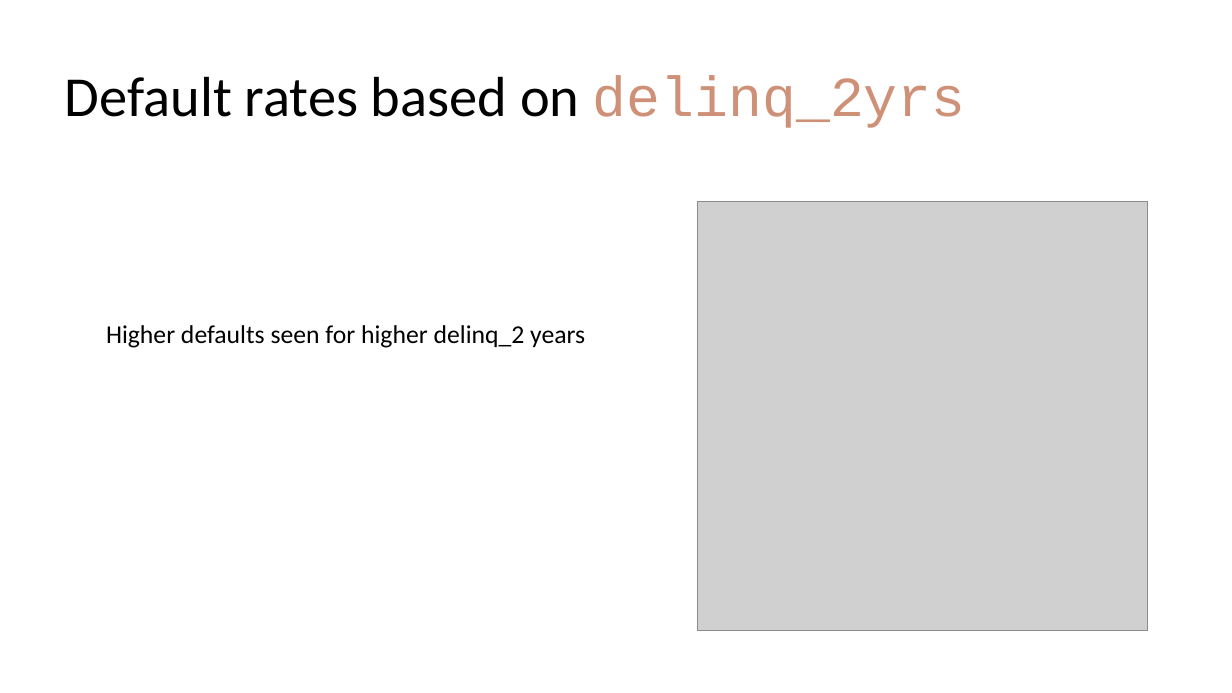
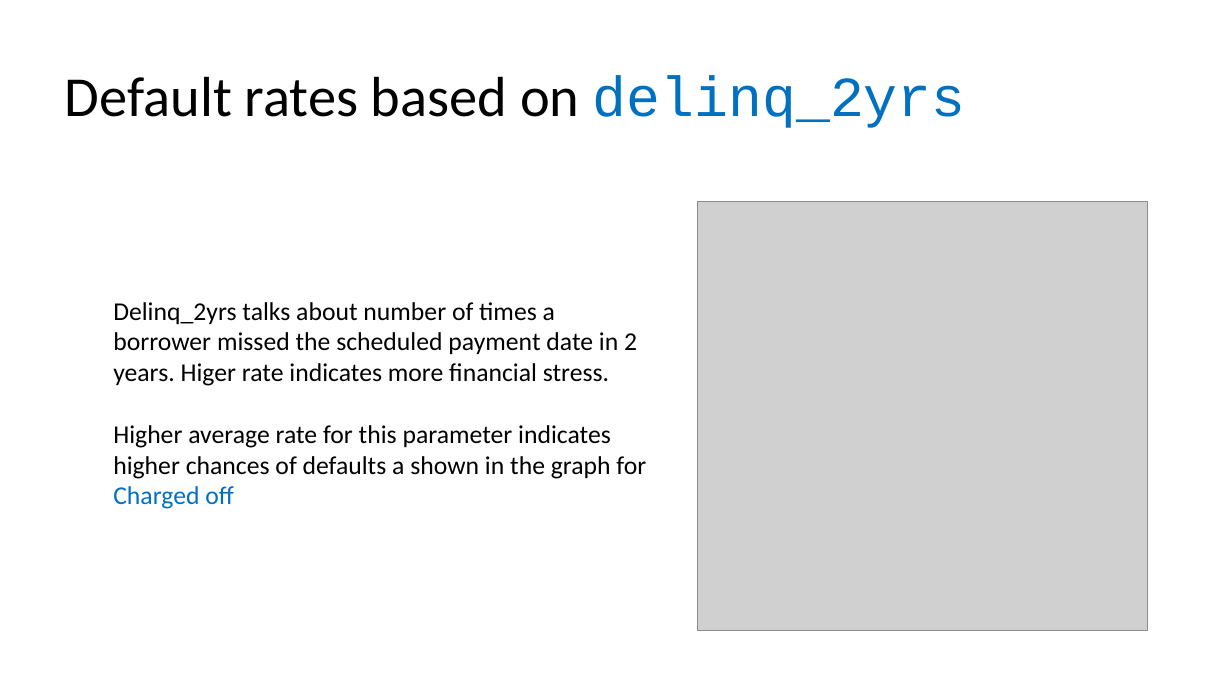
Before and after one commit to maheshh22/LendingClub, a slide deck: slide 11 of LendingCaseStudy.pptx (slide 9 before the commit). Drawn at 1232x693 pixels with LibreOffice and Linux fonts; fonts in the diff are those of the drawing; grey boxes stand for pictures. Boxes give left, top, right and bottom in pixels: in the first picture for what was removed or moved away, otherwise in the second. Text is boxed around its words. In the diff, an @@ line names an element or a change of style, - is before the commit and + after.

Commit message:
Add files via upload
Additional data points and graphs added

```diff
--- a/LendingCaseStudy.pptx
+++ b/LendingCaseStudy.pptx
@@ title "Default rates based on delinq_2yrs" at <box>65,75,966,128</box>: text colour #CE9178 to #0070C0 in "delinq_2yrs" @@
@@ text at <box>113,302,646,509</box>: text changed @@
-Higher defaults seen for higher delinq_2 years
+Delinq_2yrs talks about number of times a borrower missed the scheduled payment date in 2 years. Higer rate indicates more financial stress.
+Higher average rate for this parameter indicates higher chances of defaults a shown in the graph for Charged off
```
Also in this commit, not shown: 11 other slides changed, 3 slides added, 1 slide removed.
